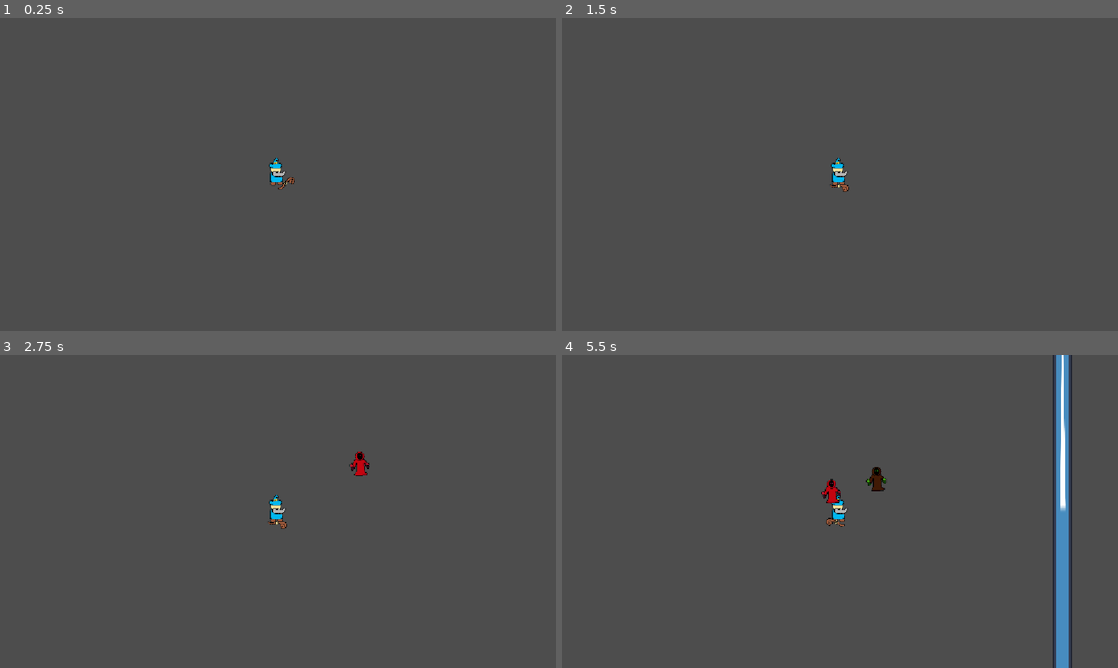
Above: before the commit, frames 1-4 (two rows, left to right).
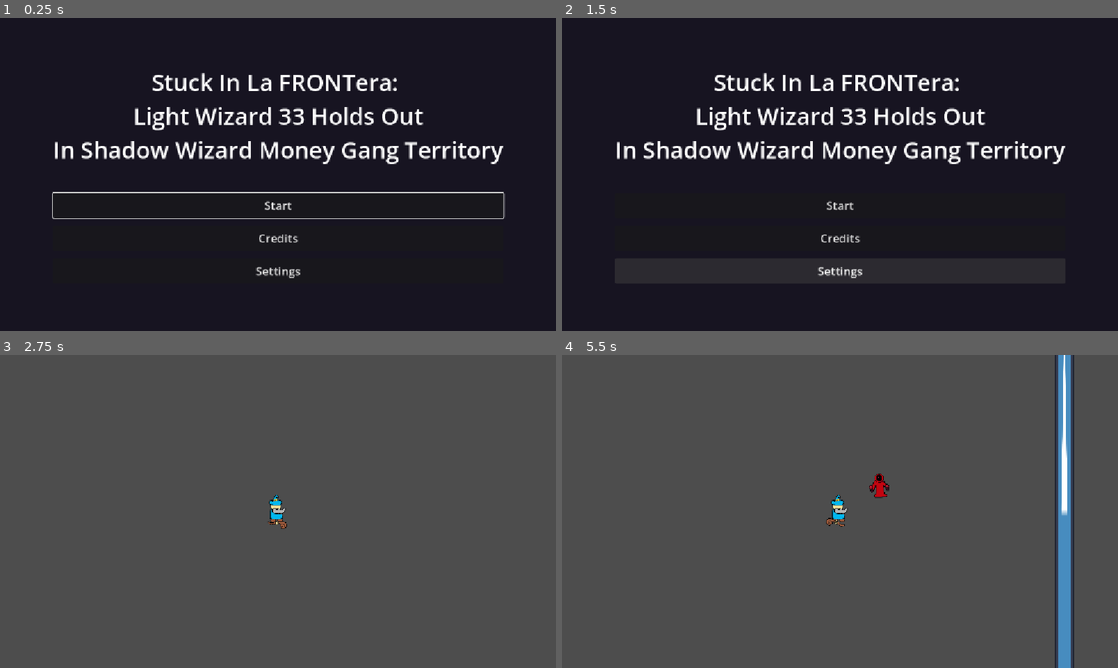
Above: after the commit, the same moments.

Repository: LeyuDing/SteelHacks2026
Game: Godot game, scene res://Scenes/main_menu.tscn
Same seed, same stepped clock (60 frames per second), same inputs: the game is played once before the commit and once after it. Before the commit the project starts from res://Scenes/main_scene.tscn. The engine's default icon, where the game draws it, is replaced by a stand-in: a white triangle on a blue panel in a dark square.
Inputs (mouse positions are in pixels of both pictures, inside the frame that each line leads up to):
- Up to frame 1 (0.25 s): no input
- Up to frame 2 (1.5 s): click (840, 237) at 0.5 s, where only the run after the commit has a clickable "Credits"; click (840, 271) at 1.25 s, where only the run after the commit has a clickable "Settings"
- Up to frame 3 (2.75 s): click (278, 542) at 2 s, where only the run after the commit has a clickable "Start"
- Up to frame 4 (5.5 s): move the mouse to (962, 495) at 2.77 s; hold Right (ui_right) 2.78-3.53 s; move the mouse to (728, 527) at 3.52 s; hold Down (ui_down) 3.53-4.28 s; move the mouse to (895, 442) at 4.27 s; hold Right (ui_right) 4.28-5.03 s; move the mouse to (812, 574) at 5.02 s; hold Up (ui_up) from 5.03 s (still down)

The runs differ from the first frame. In frame 1, 99% of the frame differs, in the area x 0-100%, y 0-100%; in frame 2, 99%; in frame 3, 0.2%; in frame 4, 2.5%.

Commit message:
Added Main menu
Currently Credits and Settings buttons do nothing tho

Diff:
--- /dev/null
+++ b/Scenes/main_menu.tscn
@@ -0,0 +1,71 @@
+[gd_scene format=3 uid="uid://bq3m5v8xk1n2w"]
+
+[ext_resource type="Script" uid="uid://dpiq5h0yntod3" path="res://Scripts/main_menu.gd" id="1_mainmenu"]
+
+[node name="MainMenu" type="Control" unique_id=1393937171]
+layout_mode = 3
+anchors_preset = 15
+anchor_right = 1.0
+anchor_bottom = 1.0
+grow_horizontal = 2
+grow_vertical = 2
+script = ExtResource("1_mainmenu")
+
+[node name="Background" type="ColorRect" parent="." unique_id=1173248148]
+layout_mode = 1
+anchors_preset = 15
+anchor_right = 1.0
+anchor_bottom = 1.0
+grow_horizontal = 2
+grow_vertical = 2
+color = Color(0.09, 0.08, 0.13, 1)
+
+[node name="Menu" type="VBoxContainer" parent="." unique_id=2082234933]
+layout_mode = 1
+anchors_preset = 8
+anchor_left = 0.5
+anchor_top = 0.5
+anchor_right = 0.5
+anchor_bottom = 0.5
+offset_left = -140.0
+offset_top = -130.0
+offset_right = 140.0
+offset_bottom = 130.0
+grow_horizontal = 2
+grow_vertical = 2
+theme_override_constants/separation = 16
+alignment = 1
+
+[node name="Title" type="Label" parent="Menu" unique_id=298280934]
+layout_mode = 2
+theme_override_font_sizes/font_size = 48
+text = "Stuck In La FRONTera:
+Light Wizard 33 Holds Out
+In Shadow Wizard Money Gang Territory"
+horizontal_alignment = 1
+
+[node name="Spacer" type="Control" parent="Menu" unique_id=1021626538]
+custom_minimum_size = Vector2(0, 24)
+layout_mode = 2
+
+[node name="StartButton" type="Button" parent="Menu" unique_id=1647498893]
+custom_minimum_size = Vector2(0, 52)
+layout_mode = 2
+theme_override_font_sizes/font_size = 24
+text = "Start"
+
+[node name="CreditsButton" type="Button" parent="Menu" unique_id=1049308418]
+custom_minimum_size = Vector2(0, 52)
+layout_mode = 2
+theme_override_font_sizes/font_size = 24
+text = "Credits"
+
+[node name="SettingsButton" type="Button" parent="Menu" unique_id=337992958]
+custom_minimum_size = Vector2(0, 52)
+layout_mode = 2
+theme_override_font_sizes/font_size = 24
+text = "Settings"
+
+[connection signal="pressed" from="Menu/StartButton" to="." method="_on_start_button_pressed"]
+[connection signal="pressed" from="Menu/CreditsButton" to="." method="_on_credits_button_pressed"]
+[connection signal="pressed" from="Menu/SettingsButton" to="." method="_on_settings_button_pressed"]
--- /dev/null
+++ b/Scripts/main_menu.gd
@@ -0,0 +1,30 @@
+extends Control
+
+# The scene that a round of the game is played in.
+const GAME_SCENE = "res://Scenes/main_scene.tscn"
+
+# TODO: Point these at the real scenes once they exist, then uncomment the
+# change_scene_to_file() calls in the button handlers below.
+#const CREDITS_SCENE = "res://Scenes/credits.tscn"
+#const SETTINGS_SCENE = "res://Scenes/settings.tscn"
+
+
+func _ready() -> void:
+	# The menu is mouse driven, but give the keyboard somewhere to start.
+	$Menu/StartButton.grab_focus()
+
+
+func _on_start_button_pressed() -> void:
+	get_tree().change_scene_to_file(GAME_SCENE)
+
+
+func _on_credits_button_pressed() -> void:
+	# TODO: link to the credits scene.
+	#get_tree().change_scene_to_file(CREDITS_SCENE)
+	print("Credits scene not implemented yet")
+
+
+func _on_settings_button_pressed() -> void:
+	# TODO: link to the settings scene.
+	#get_tree().change_scene_to_file(SETTINGS_SCENE)
+	print("Settings scene not implemented yet")
--- a/project.godot
+++ b/project.godot
@@ -11,7 +11,7 @@
 [application]
 
 config/name="SteelHack2026"
-run/main_scene="uid://d0hggw7tssg3g"
+run/main_scene="res://Scenes/main_menu.tscn"
 config/features=PackedStringArray("4.7", "Forward Plus")
 config/icon="res://icon.svg"
 
Not shown, added: Scripts/main_menu.gd.uid
